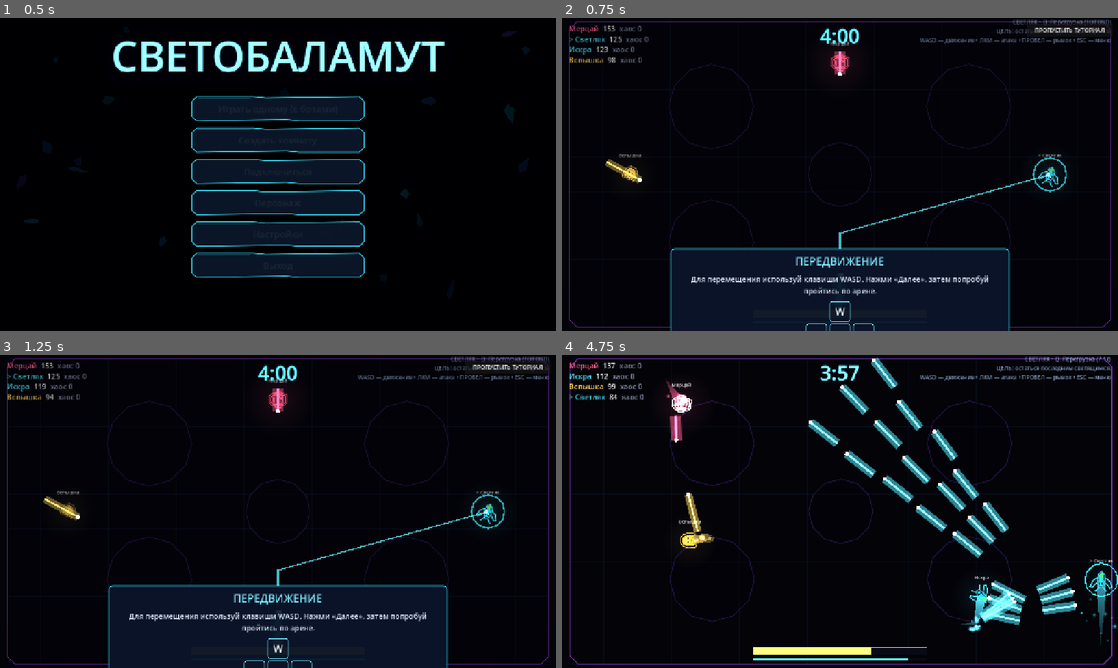
Above: before the commit, frames 1-4 (two rows, left to right).
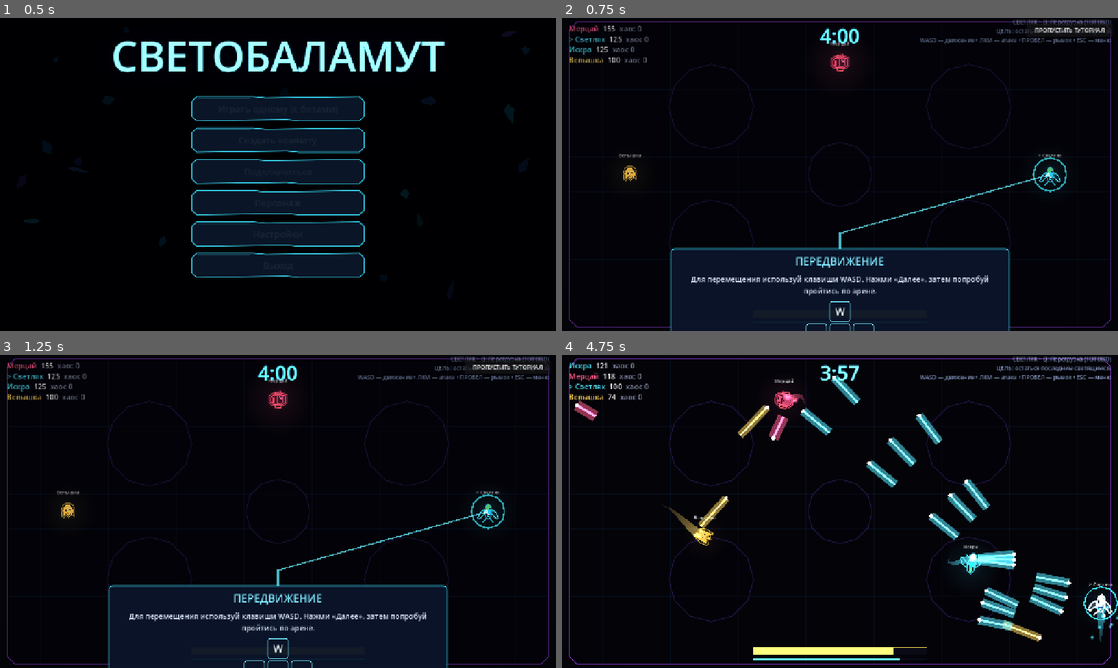
Above: after the commit, the same moments.

Repository: DvoreZZKy/svetobalamut
Game: Godot game, scene res://scenes/menu.tscn
The game is run twice, just before and just after one commit, with the same random seed, the same clock (stepped at 60 frames per second) and the same inputs.
Inputs (mouse positions are in pixels of both pictures, inside the frame that each line leads up to):
- Up to frame 1 (0.5 s): no input
- Up to frame 2 (0.75 s): click "Играть одному (с ботами)" at 0.5 s
- Up to frame 3 (1.25 s): no input
- Up to frame 4 (4.75 s): click "ПРОПУСТИТЬ ТУТОРИАЛ" at 1.25 s; tap Enter (restart) at 2 s; move the mouse to (962, 495) at 2.02 s; hold D (right) 2.03-2.78 s; tap Q (ability) at 2.1 s; click (962, 495) at 2.17 s; move the mouse to (728, 527) at 2.77 s; hold S (down) 2.78-3.53 s; tap Space (dash) at 2.85 s; move the mouse to (895, 442) at 3.52 s; press the mouse at (895, 442) at 3.53 s; hold D (right) 3.53-4.28 s; move the mouse to (812, 574) at 4.27 s; release the mouse at (812, 574) at 4.28 s; hold W (up) from 4.28 s (still down); tap E (possess) at 4.35 s; click (812, 574) at 4.42 s

Frame 1 is identical in both runs. In frame 2, 0.5% of the frame differs, in the area x 7-90%, y 2-54%; in frame 3, 0.5%; in frame 4, 10%, in the area x 1-100%, y 0-99%.

Commit message:
Prevent simulation ticks while tutorial is paused

Diff:
--- a/scripts/arena.gd
+++ b/scripts/arena.gd
@@ -322,7 +322,9 @@
 		if not G.tutorial_active:
 			for pid in Net.inputs:
 				sim.inputs[pid] = Net.inputs[pid]
-		if hitstop > 0.0:
+		if G.tutorial_active and Engine.time_scale <= 0.001:
+			pass
+		elif hitstop > 0.0:
 			hitstop -= dt
 		else:
 			sim.step(minf(dt, 0.05))
